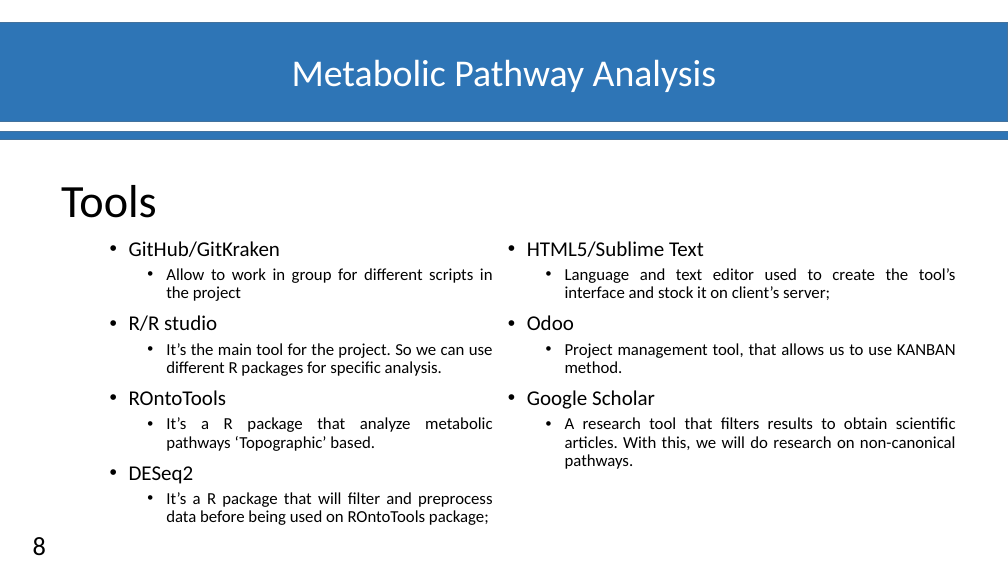
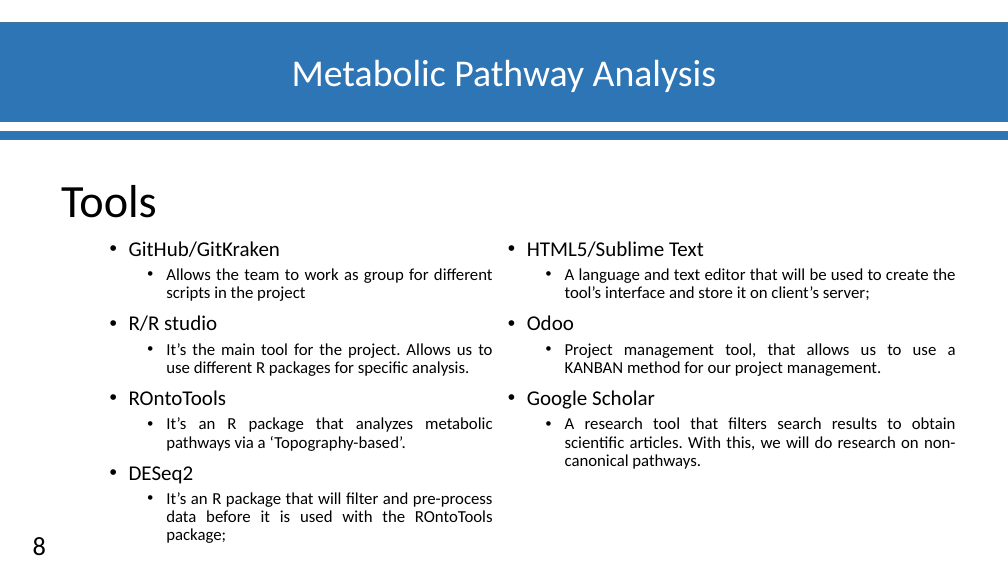
Before and after one commit to materrien/Projet-INSERM, a slide deck: slide 9 of Diapos_Suivit_projet.pptx. Drawn at 1008x567 pixels with LibreOffice and Linux fonts; fonts in the diff are those of the drawing; background and template pictures are left out. Boxes give left, top, right and bottom in pixels: in the first picture for what was removed or moved away, otherwise in the second. Text is boxed around its words. In the diff, an @@ line names an element or a change of style, - is before the commit and + after.

```diff
--- a/Diapos_Suivit_projet.pptx
+++ b/Diapos_Suivit_projet.pptx
@@ text at (x1=166, y1=268, x2=493, y2=301): text changed @@
-  • Allow to work in group for different scripts in the project
+  • Allows the team to work as group for different scripts in the project
@@ text at (x1=565, y1=268, x2=956, y2=300): text changed @@
-  • Language and text editor used to create the tool’s interface and stock it on client’s server;
+  • A language and text editor that will be used to create the tool’s interface and store it on client’s server;
@@ text at (x1=166, y1=343, x2=492, y2=376): text changed @@
-  • It’s the main tool for the project. So we can use different R packages for specific analysis.
+  • It’s the main tool for the project. Allows us to use different R packages for specific analysis.
@@ text at (x1=565, y1=343, x2=956, y2=376): text changed @@
-  • Project management tool, that allows us to use KANBAN method.
+  • Project management tool, that allows us to use a KANBAN method for our project management.
@@ text at (x1=166, y1=417, x2=492, y2=451): text changed @@
-  • It’s a R package that analyze metabolic pathways ‘Topographic’ based.
+  • It’s an R package that analyzes metabolic pathways via a ‘Topography-based’.
@@ text at (x1=565, y1=417, x2=956, y2=469): text changed @@
-  • A research tool that filters results to obtain scientific articles. With this, we will do research on non-canonical pathways.
+  • A research tool that filters search results to obtain scientific articles. With this, we will do research on non-canonical pathways.
@@ text at (x1=166, y1=492, x2=493, y2=543): text changed @@
-  • It’s a R package that will filter and preprocess data before being used on ROntoTools package;
+  • It’s an R package that will filter and pre-process data before it is used with the ROntoTools package;
```
Also in this commit, not shown: 4 other slides changed.
